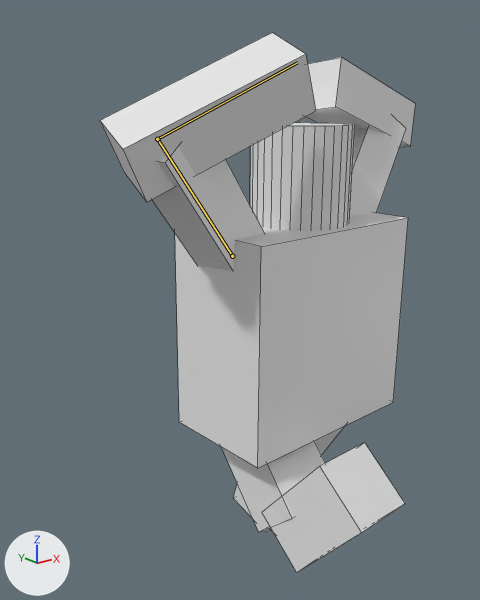
The Blender file Animation/animated/SK_person_running.blend as it was, and as the next commit left it.
Before and after are seen from a 50 mm lens placed at (-9.93, -9.44, 9.62), pointed at (-1.81, 0.7, 5.56). Arrows for +X, +Y and +Z are at lower left; the lights stay in place. Both versions are drawn at frame 28 of the action 'Armature.002Action'; the numbers are the values there. The bones that change are drawn over the model as lines. Mesh edges are drawn as thin lines.
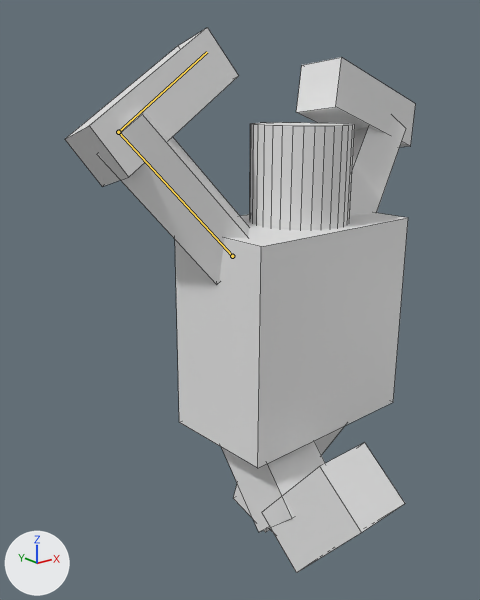
Scene script edits in JSON lines:
```json
{"block": "bone_arm_left_1", "where": "bone_arm_left_1 = bpy.data.objects['Armature.002'].pose.bones['arm-left-1']  # child of 'Body'"}
{"op": "set", "path": "bone_arm_left_1.rotation_quaternion", "old": "(0.905, 0.155, -0.011, -0.395)", "new": "(0.866, -0.191, -0.193, -0.419)", "note": "degrees (17, 6, -46) -> degrees (-11, -30, -49)"}
{"block": "bone_arm_left_2", "where": "bone_arm_left_2 = bpy.data.objects['Armature.002'].pose.bones['arm-left-2']  # child of 'arm-left-1'"}
{"op": "set", "path": "bone_arm_left_2.rotation_quaternion", "old": "(0.634, 0.29, -0.145, -0.702)", "new": "(0.635, -0.108, 0.257, -0.72)", "note": "degrees (36, 13, -92) -> degrees (-31, 10, -100)"}
```

What differs and where, as boxes (x1, y1, x2, y2) in the pictures (480 x 600 px):
```json
{"object": "Cube.009", "change": "posed", "before": [100, 33, 316, 202], "after": [65, 27, 238, 187], "on screen": "20% narrower"}
{"object": "Cube.007", "change": "posed", "before": [152, 147, 265, 271], "after": [97, 111, 249, 284]}
{"bone": "arm-left-1", "before": "(232, 256) to (157, 139)", "after": "(232, 256) to (118, 132)"}
{"bone": "arm-left-2", "before": "(157, 139) to (297, 62)", "after": "(118, 132) to (207, 52)"}
```
